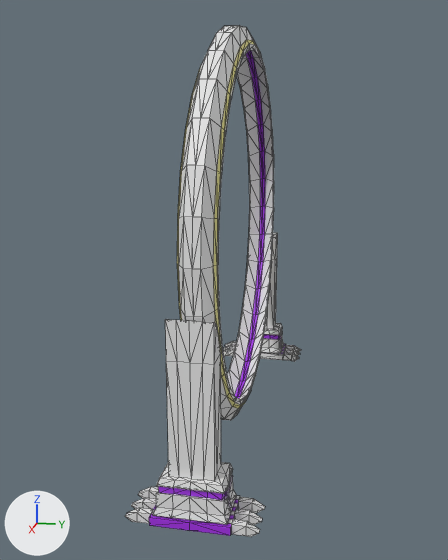
A saved change to the glTF model public/models/color_palette/Tower3.glb.
One viewpoint serves both versions: a 50 mm camera at (11.33, 2.0, 5.55) aimed at (0.24, -0.22, 2.78). Every picture has the same lights, and +X, +Y and +Z are marked at lower left. Mesh edges are drawn as thin lines. Vertices at the same position are counted once.
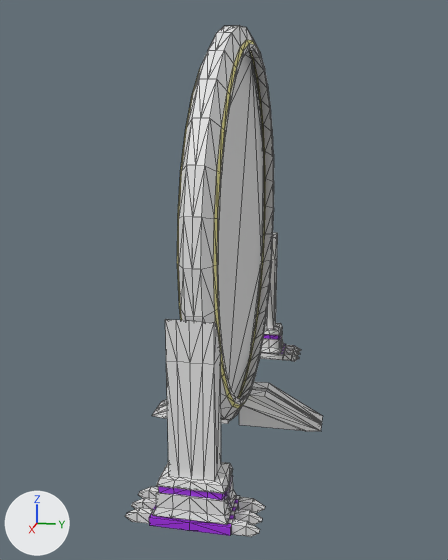
Edits to the scene script, one JSON object a line:
```json
{"block": "me_cube", "where": "me_cube.from_pydata(...)  # 954 vertices, 1844 faces; spans x -3.85..3.85, y -0.99..0.99, z -0.03..7.23"}
{"block": "me_cube", "where": "# used by ob_cube; location = (0.0, 0.0, 0.0)"}
{"block": "me_cube", "change": "me_cube part 1: 40 of 954 vertices moved; they spanned x -3.85..3.85, y -0.59..0.59, z 0.0..7.12 and now span x -3.85..3.85, y -0.59..0.59, z 0.0..7.12; mean shift (0.0, 0.0, 0.0); largest move (-3.85, 0.0, 0.0) -> (2.4, 0.0, 6.13)"}
{"op": "add", "block": "me_cube_001", "code": ["me_cube_001 = bpy.data.meshes.new('Cube.001')", "me_cube_001.from_pydata(...)  # a 32-sided cylinder along y spanning x -3.37..3.37, y -0.06..0.04, z 0.36..7.1", "me_cube_001.materials.append(mat_primary)  # white #e7e7e7"]}
{"op": "add", "block": "me_cube_004", "code": ["me_cube_004 = bpy.data.meshes.new('Cube.004')", "me_cube_004.from_pydata(...)  # 80 vertices, 164 faces; spans x -0.39..0.39, y -1.69..1.69, z -0.08..0.55", "me_cube_004.materials.append(mat_primary)  # white #e7e7e7"]}
{"op": "add", "block": "ob_screen", "code": ["ob_screen = bpy.data.objects.new('Screen', me_cube_001)", "ob_screen.location = (0.0, 0.0, 0.0)"]}
{"op": "add", "block": "ob_cube_002", "code": ["ob_cube_002 = bpy.data.objects.new('Cube.002', me_cube_004)", "ob_cube_002.location = (0.0, 0.0, 0.0)"]}
```

What differs and where, as boxes [x1, y1, x2, y2] in the pictures (448 x 560 px; the box of a moved part takes in the faces that stretch with it):
```json
{"object": "Screen", "change": "added", "after": [218, 51, 264, 398]}
{"object": "Cube.002", "change": "added", "after": [152, 382, 323, 431]}
{"part": 1, "of": "me_cube", "change": "moved or reshaped", "before": [149, 50, 286, 531], "after": [149, 50, 286, 531]}
```
